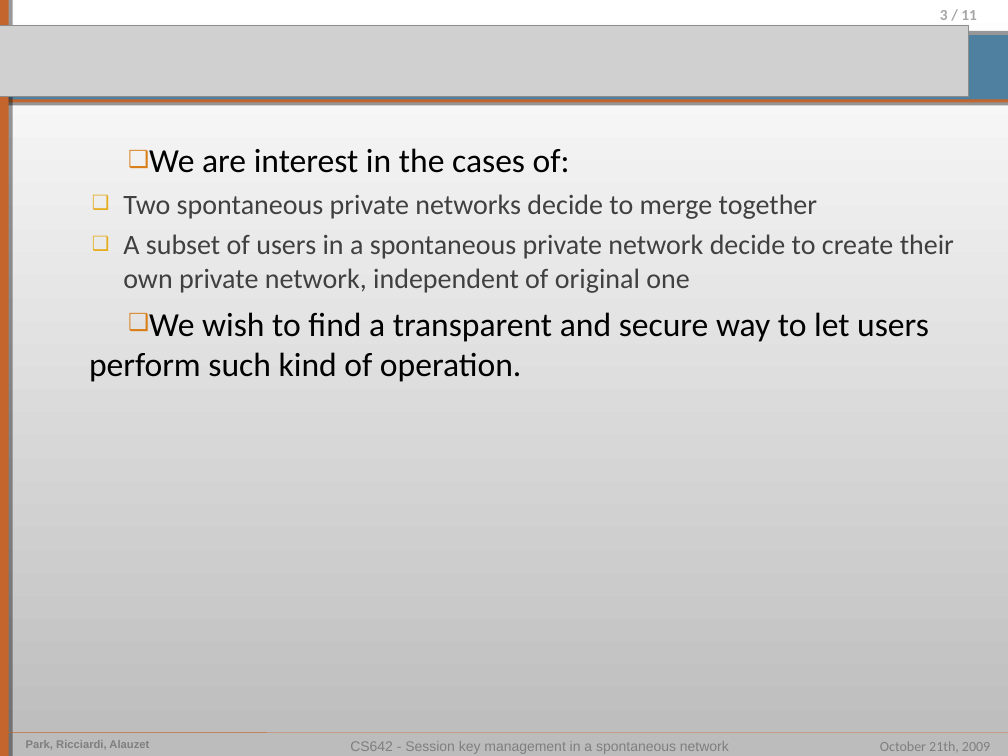
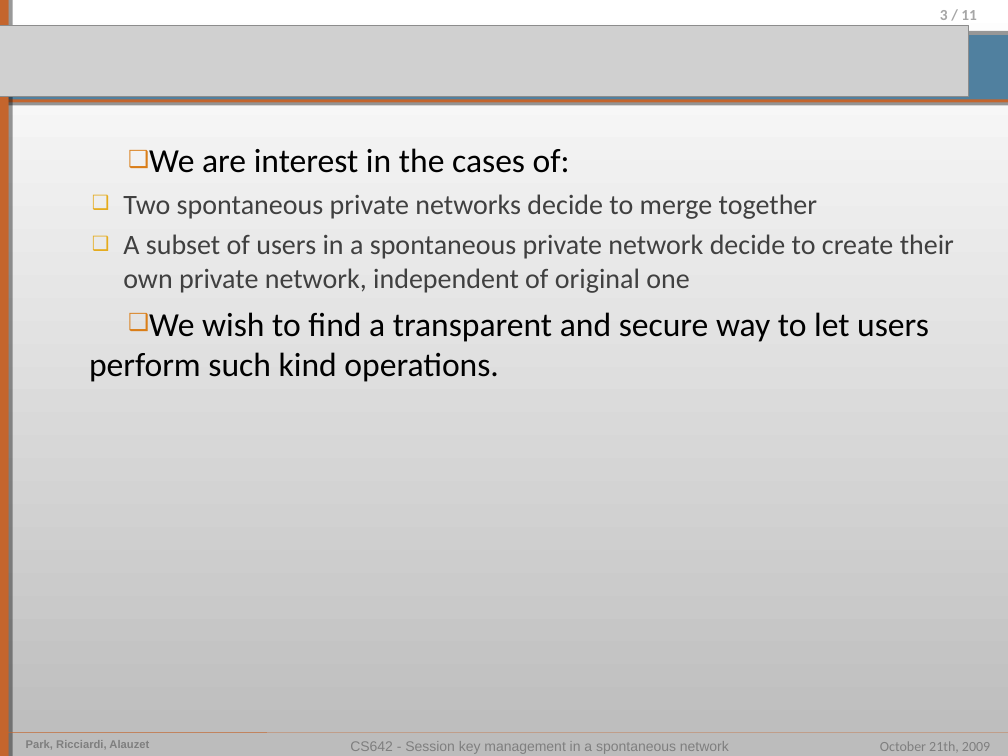
Before and after one commit to pierrealauzet/skemasnet, a slide deck: slide 3 of 2_design/CS462_Skemasnet_design_v2.ppt. Drawn at 1008x756 pixels with LibreOffice and Linux fonts; fonts in the diff are those of the drawing; grey boxes stand for pictures. Boxes give left, top, right and bottom in pixels: in the first picture for what was removed or moved away, otherwise in the second. Text is boxed around its words. In the diff, an @@ line names an element or a change of style, - is before the commit and + after.

```diff
--- a/2_design/CS462_Skemasnet_design_v2.ppt
+++ b/2_design/CS462_Skemasnet_design_v2.ppt
@@ text at (x1=89, y1=312, x2=929, y2=382): text changed @@
-❑ We wish to find a transparent and secure way to let users perform such kind of operation.
+❑ We wish to find a transparent and secure way to let users perform such kind operations.
```
Also in this commit, not shown: 1 other slide changed.
